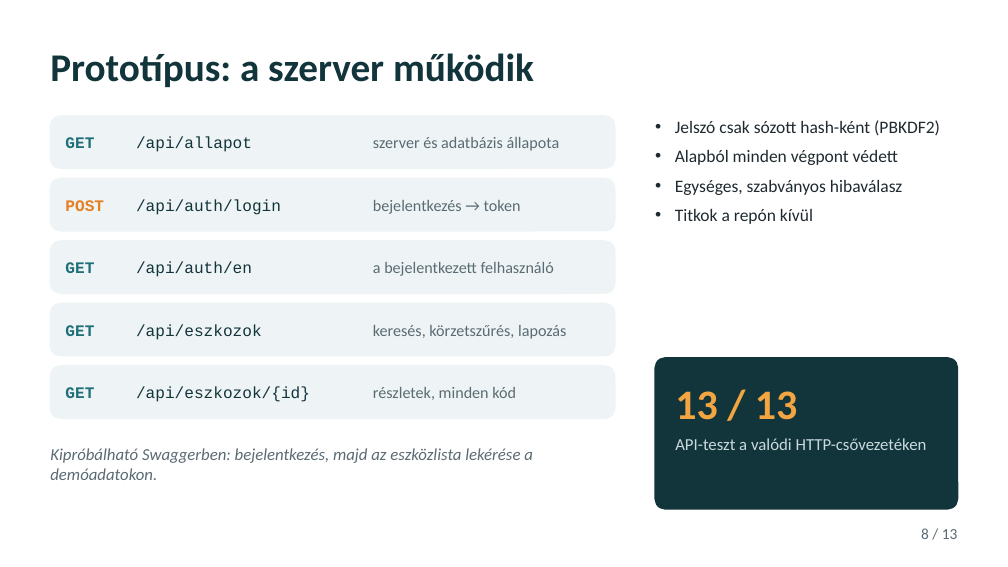
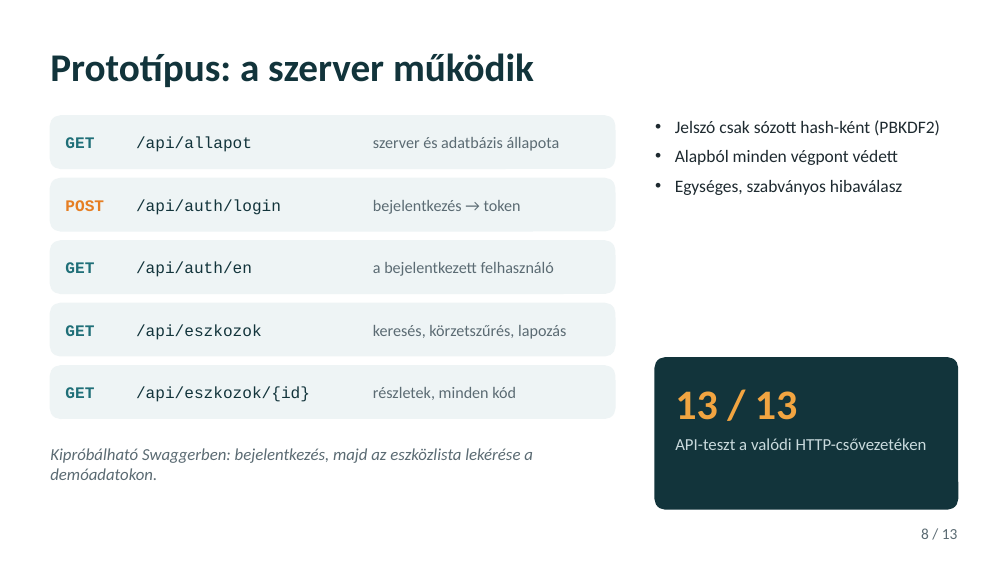
Before and after one commit to Horvathmate7514/projektlabor, a slide deck: slide 8 of 04_alkalom/Prezentacio/4_alkalom_prezentacio.pptx. Drawn at 1008x567 pixels with LibreOffice and Linux fonts; fonts in the diff are those of the drawing. Boxes give left, top, right and bottom in pixels: in the first picture for what was removed or moved away, otherwise in the second. Text is boxed around its words. In the diff, an @@ line names an element or a change of style, - is before the commit and + after.

Commit message:
prezi fix

```diff
--- a/04_alkalom/Prezentacio/4_alkalom_prezentacio.pptx
+++ b/04_alkalom/Prezentacio/4_alkalom_prezentacio.pptx
@@ text at [675, 209, 813, 224]: paragraph removed @@
-• Titkok a repón kívül
```
